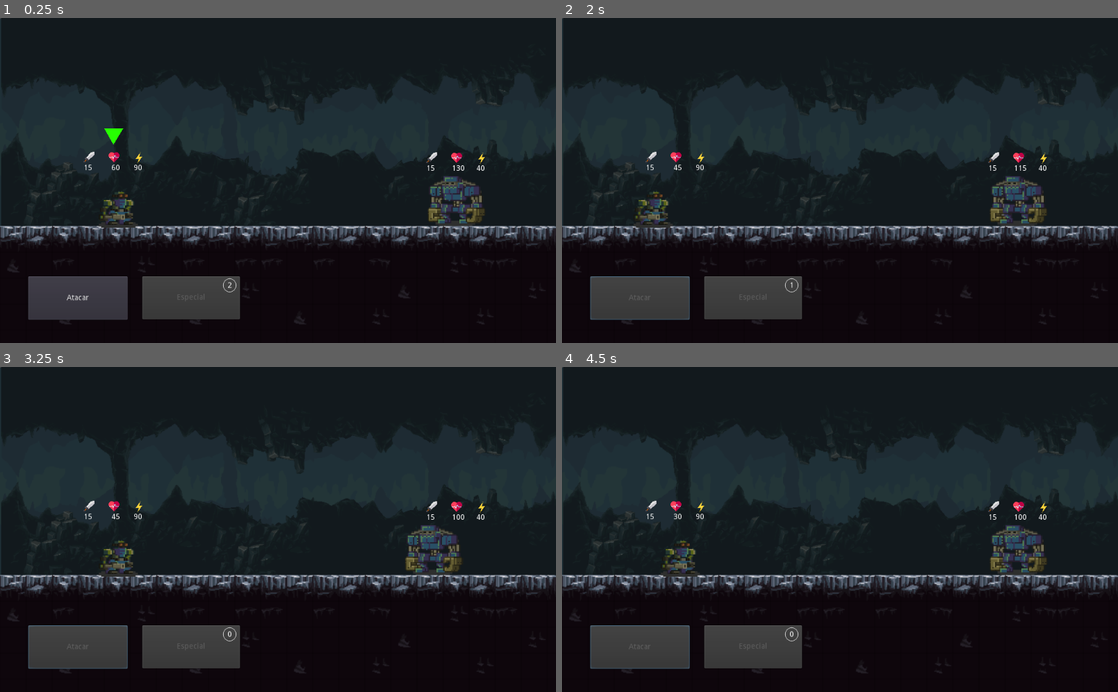
Above: before the commit, frames 1-4 (two rows, left to right).
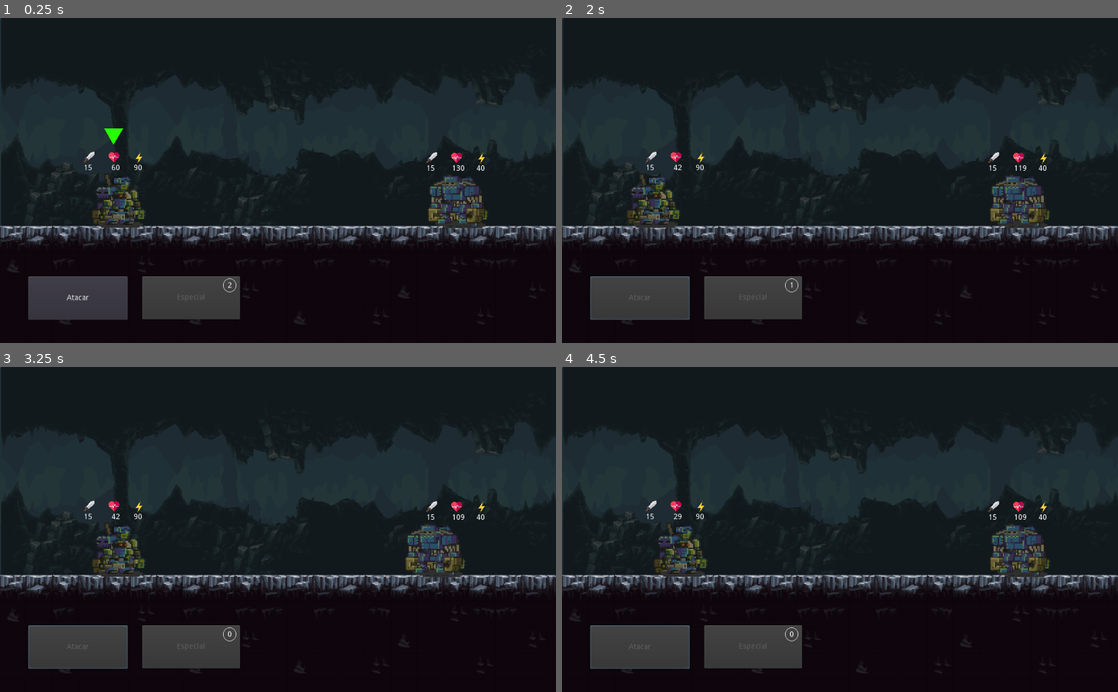
Above: after the commit, the same moments.

Repository: brunohlippert/MechaBots
Game: Godot game, scene res://Scenes/map/Batalha.tscn
Two runs of this game, one before a commit and one after it. Both use one fixed random seed, a clock stepped at 60 frames per second and the inputs below. This scene is started directly instead of the project's main scene.
Inputs (mouse positions are in pixels of both pictures, inside the frame that each line leads up to):
- Up to frame 1 (0.25 s): no input
- Up to frame 2 (2 s): click "Atacar" at 0.5 s; move the mouse to (962, 164) at 1.27 s; hold Right (ui_right) from 1.28 s (still down); click (962, 164) at 1.42 s
- Up to frame 3 (3.25 s): move the mouse to (166, 545) at 2.02 s; release Right (ui_right) at 2.03 s; hold Down (ui_down) 2.03-2.78 s; tap Enter at 2.75 s; move the mouse to (333, 458) at 2.77 s; hold Right (ui_right) from 2.78 s (still down)
- Up to frame 4 (4.5 s): move the mouse to (812, 594) at 3.52 s; release Right (ui_right) at 3.53 s; hold Up (ui_up) 3.53-4.28 s; click (812, 594) at 3.67 s; move the mouse to (1006, 578) at 4.27 s; hold Left (ui_left) from 4.28 s (still down)

The runs differ from the first frame. In frame 1, 0.6% of the frame differs, in the area x 16-88%, y 47-65%; in frame 2, 0.6%; in frame 3, 0.6%; in frame 4, 0.6%, in the area x 16-88%, y 45-65%.

Commit message:
add random damage

Diff:
--- a/Scenes/characters/Robot.tscn
+++ b/Scenes/characters/Robot.tscn
@@ -10,24 +10,12 @@
 [sub_resource type="Animation" id=2]
 length = 0.001
 tracks/0/type = "value"
-tracks/0/path = NodePath("sprites/cannon:position")
+tracks/0/path = NodePath("sprites:position")
 tracks/0/interp = 1
 tracks/0/loop_wrap = true
 tracks/0/imported = false
 tracks/0/enabled = true
 tracks/0/keys = {
-"times": PoolRealArray( 0 ),
-"transitions": PoolRealArray( 1 ),
-"update": 0,
-"values": [ Vector2( 0, 0 ) ]
-}
-tracks/1/type = "value"
-tracks/1/path = NodePath("sprites:position")
-tracks/1/interp = 1
-tracks/1/loop_wrap = true
-tracks/1/imported = false
-tracks/1/enabled = true
-tracks/1/keys = {
 "times": PoolRealArray( 0 ),
 "transitions": PoolRealArray( 1 ),
 "update": 0,
@@ -91,7 +79,6 @@
 [node name="sprites" type="Node2D" parent="."]
 
 [node name="fighter" type="Sprite" parent="sprites"]
-visible = false
 modulate = Color( 0.556863, 0.556863, 0.556863, 1 )
 position = Vector2( -1.90735e-06, -1.90735e-06 )
 scale = Vector2( 0.657895, 0.657895 )
--- a/Scenes/map/Batalha.gd
+++ b/Scenes/map/Batalha.gd
@@ -3,7 +3,11 @@
 var specialTimeout := 2
 var enemy: Dictionary
 
+var rng = RandomNumberGenerator.new()
+
 func _ready() -> void:
+	rng.randomize()
+
 	# Reseta controle de pos batalha
 	State.isRobotForBattleLvlUp = false
 	State.isNewRobotAdded = false
@@ -20,7 +24,8 @@
 
 func _on_Attack_pressed() -> void:
 	disabledButtonStates(true)
-	$Enemy.getDamage($Robot.damage)
+	var modifiedDamage = getDamageModified($Robot.damage, false)
+	$Enemy.getDamage(modifiedDamage)
 	$Robot.setMyTurn(false)
 
 	specialTimeout = specialTimeout - 1 if specialTimeout > 0 else 0
@@ -28,7 +33,8 @@
 
 func _on_Special_pressed() -> void:
 	disabledButtonStates(true)
-	$Enemy.getDamage($Robot.special)
+	var modifiedDamage = getDamageModified($Robot.special, false)
+	$Enemy.getDamage(modifiedDamage)
 	$Robot.setMyTurn(false)
 
 	specialTimeout = 2
@@ -41,7 +47,8 @@
 
 	# Vez do inimigo
 	if $Enemy.isMyTurn and not $Enemy.isGettingDamage:
-		$Robot.getDamage($Enemy.damage)
+		var modifiedDamage = getDamageModified($Enemy.damage, false)
+		$Robot.getDamage(modifiedDamage)
 		$Enemy.setMyTurn(false)
 
 	if $Robot.isMyTurn:
@@ -63,3 +70,9 @@
 func disabledButtonStates(newState: bool):
 	$Attack.disabled = newState;
 	$Special.disabled = newState;
+
+func getDamageModified(damage: float, isSpecial: bool):
+	var damageModifier = 5 if not isSpecial else 10
+	var newDamage = rng.randi_range(damage - damageModifier, damage + damageModifier)
+
+	return newDamage
--- a/project.godot
+++ b/project.godot
@@ -24,6 +24,37 @@
 window/stretch/mode="viewport"
 window/stretch/aspect="keep"
 
+[input]
+
+ui_left={
+"deadzone": 0.5,
+"events": [ Object(InputEventKey,"resource_local_to_scene":false,"resource_name":"","device":0,"alt":false,"shift":false,"control":false,"meta":false,"command":false,"pressed":false,"scancode":16777231,"physical_scancode":0,"unicode":0,"echo":false,"script":null)
+, Object(InputEventJoypadButton,"resource_local_to_scene":false,"resource_name":"","device":0,"button_index":14,"pressure":0.0,"pressed":false,"script":null)
+, Object(InputEventKey,"resource_local_to_scene":false,"resource_name":"","device":0,"alt":false,"shift":false,"control":false,"meta":false,"command":false,"pressed":false,"scancode":0,"physical_scancode":65,"unicode":0,"echo":false,"script":null)
+ ]
+}
+ui_right={
+"deadzone": 0.5,
+"events": [ Object(InputEventKey,"resource_local_to_scene":false,"resource_name":"","device":0,"alt":false,"shift":false,"control":false,"meta":false,"command":false,"pressed":false,"scancode":16777233,"physical_scancode":0,"unicode":0,"echo":false,"script":null)
+, Object(InputEventJoypadButton,"resource_local_to_scene":false,"resource_name":"","device":0,"button_index":15,"pressure":0.0,"pressed":false,"script":null)
+, Object(InputEventKey,"resource_local_to_scene":false,"resource_name":"","device":0,"alt":false,"shift":false,"control":false,"meta":false,"command":false,"pressed":false,"scancode":0,"physical_scancode":68,"unicode":0,"echo":false,"script":null)
+ ]
+}
+ui_up={
+"deadzone": 0.5,
+"events": [ Object(InputEventKey,"resource_local_to_scene":false,"resource_name":"","device":0,"alt":false,"shift":false,"control":false,"meta":false,"command":false,"pressed":false,"scancode":16777232,"physical_scancode":0,"unicode":0,"echo":false,"script":null)
+, Object(InputEventJoypadButton,"resource_local_to_scene":false,"resource_name":"","device":0,"button_index":12,"pressure":0.0,"pressed":false,"script":null)
+, Object(InputEventKey,"resource_local_to_scene":false,"resource_name":"","device":0,"alt":false,"shift":false,"control":false,"meta":false,"command":false,"pressed":false,"scancode":0,"physical_scancode":87,"unicode":0,"echo":false,"script":null)
+ ]
+}
+ui_down={
+"deadzone": 0.5,
+"events": [ Object(InputEventKey,"resource_local_to_scene":false,"resource_name":"","device":0,"alt":false,"shift":false,"control":false,"meta":false,"command":false,"pressed":false,"scancode":16777234,"physical_scancode":0,"unicode":0,"echo":false,"script":null)
+, Object(InputEventJoypadButton,"resource_local_to_scene":false,"resource_name":"","device":0,"button_index":13,"pressure":0.0,"pressed":false,"script":null)
+, Object(InputEventKey,"resource_local_to_scene":false,"resource_name":"","device":0,"alt":false,"shift":false,"control":false,"meta":false,"command":false,"pressed":false,"scancode":0,"physical_scancode":83,"unicode":0,"echo":false,"script":null)
+ ]
+}
+
 [physics]
 
 common/enable_pause_aware_picking=true
